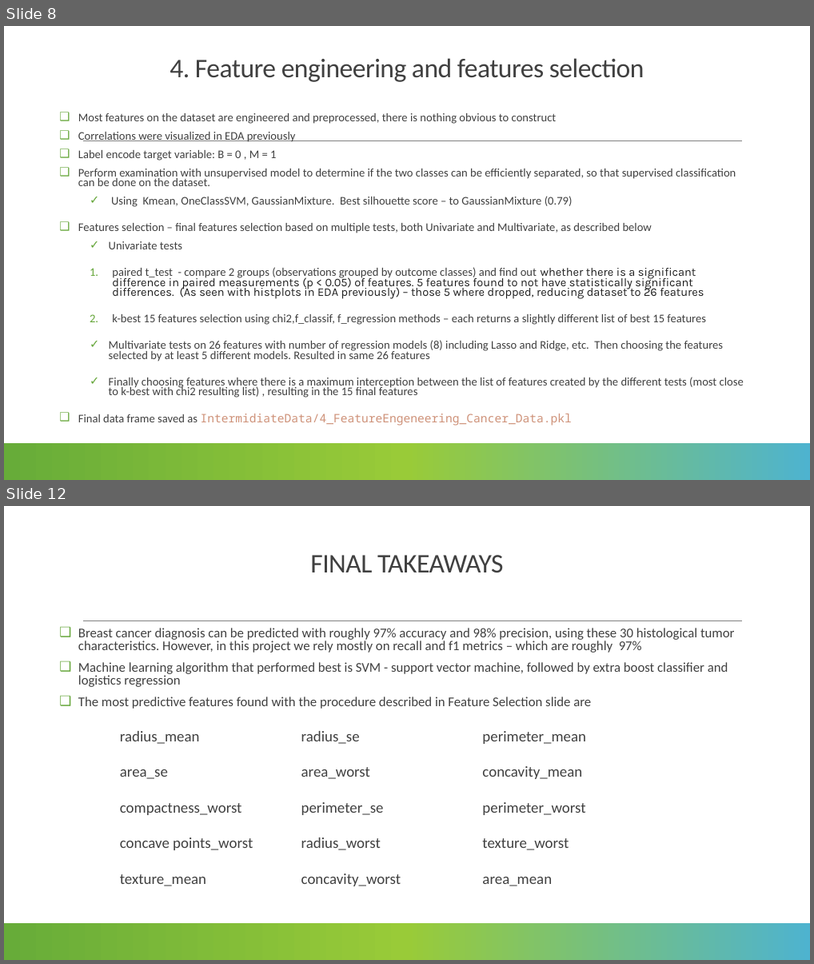
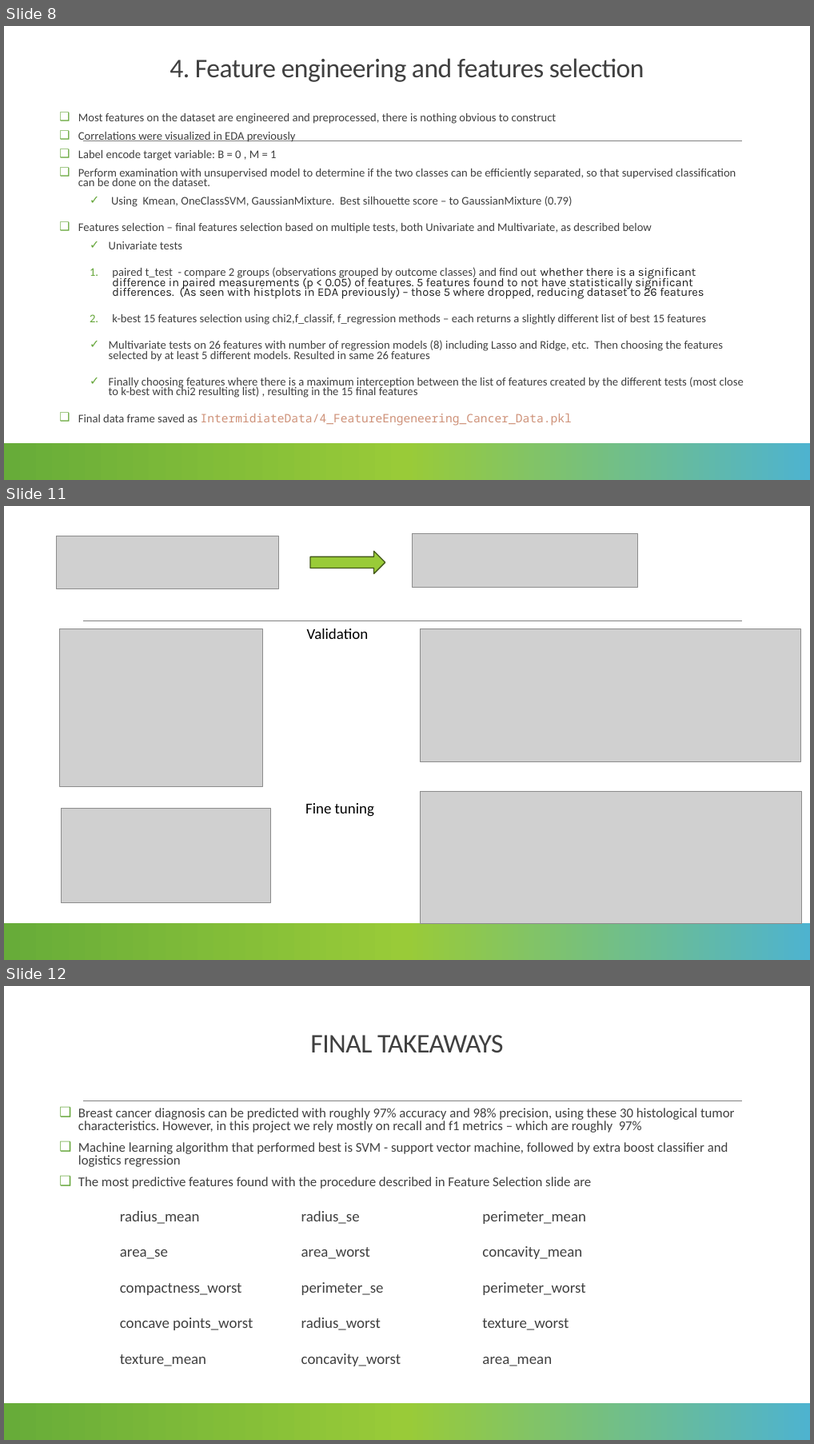
Before and after one commit to lmanov1/CancerPrediction, a slide deck: PROJECT_PRESENTATION.pptx. Shown one above the other, each under a label of ours: slides 8 and 12 before the commit, slides 8, 11 and 12 after it; the slides between them are not shown. The pictures are 814x964 and 814x1444 pixels, drawn with LibreOffice and Linux fonts; fonts in the diff are those of the drawing; grey boxes stand for pictures. Boxes give left, top, right and bottom in pixels: in the first picture for what was removed or moved away, otherwise in the second. Text is boxed around its words. In the diff, an @@ line names an element or a change of style, - is before the commit and + after.

Commit message:
final with xgb and svc fine tuning results

```diff
--- a/PROJECT_PRESENTATION.pptx
+++ b/PROJECT_PRESENTATION.pptx
@@ slide 11 added at box(4, 506, 810, 960), background #FFFFFF; not listed: 4 template elements that a slide beside it also shows @@
@@ picture added at box(57, 536, 279, 588) @@
@@ right arrow added at box(310, 552, 386, 574), fill #99CB38, outline #435919 1.25 pt @@
@@ picture added at box(412, 534, 638, 588) @@
@@ picture added at box(60, 629, 263, 786) @@
@@ text added at box(307, 628, 369, 639), 18 pt, text #000000 @@
+Validation
@@ picture added at box(420, 629, 801, 761) @@
@@ picture added at box(420, 791, 802, 924) @@
@@ picture added at box(61, 808, 270, 903) @@
@@ text added at box(306, 803, 374, 816), 18 pt, text #000000 @@
+Fine tuning
@@ rectangle added at box(4, 923, 810, 960), fill gradient #4EB3CF to #99CB38 to #67AC39 @@
```
Also in this commit, not shown: 1 slide changed, 1 other slide added, 2 slides removed, 5 other files.
